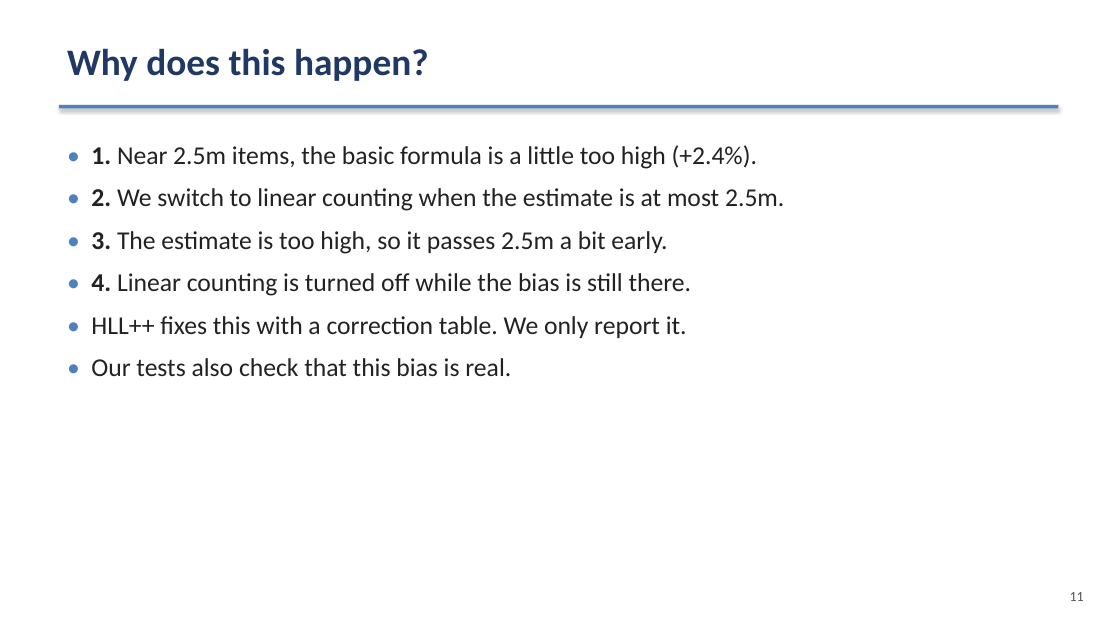
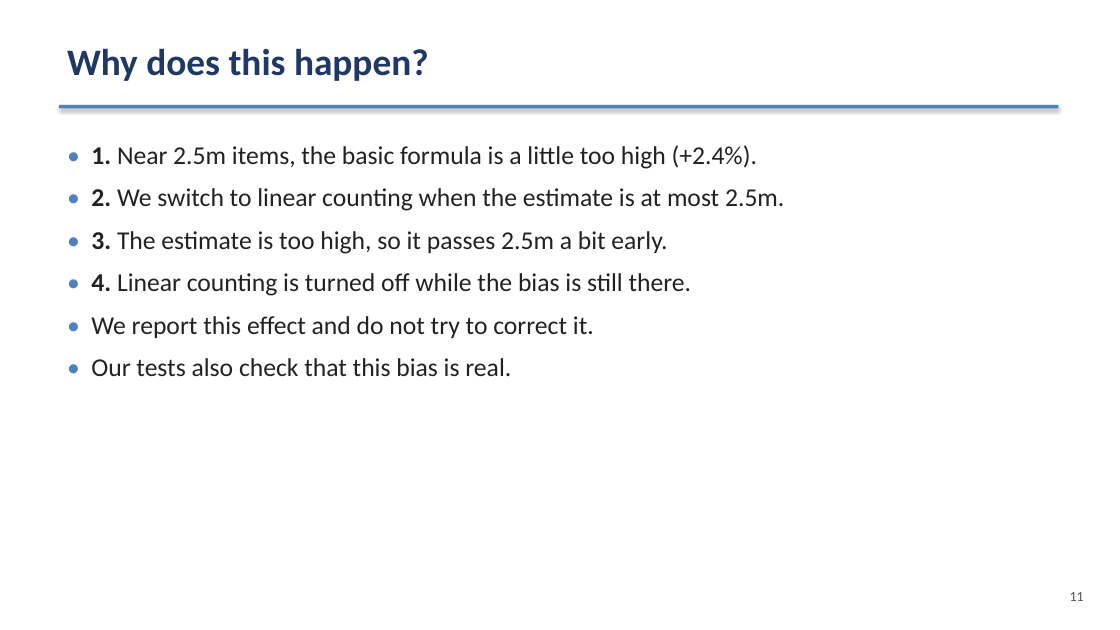
Before and after one commit to nkokhre/HyperLogLog-Research-Project, a slide deck: slide 11 of slides.pptx. Drawn at 1120x630 pixels with LibreOffice and Linux fonts; fonts in the diff are those of the drawing. Boxes give left, top, right and bottom in pixels: in the first picture for what was removed or moved away, otherwise in the second. Text is boxed around its words. In the diff, an @@ line names an element or a change of style, - is before the commit and + after.

```diff
--- a/slides.pptx
+++ b/slides.pptx
@@ text at bbox=[91, 316, 594, 338]: text changed @@
-• HLL++ fixes this with a correction table. We only report it.
+• We report this effect and do not try to correct it.
```
Also in this commit, not shown: 3 other slides changed, 39 other files.
